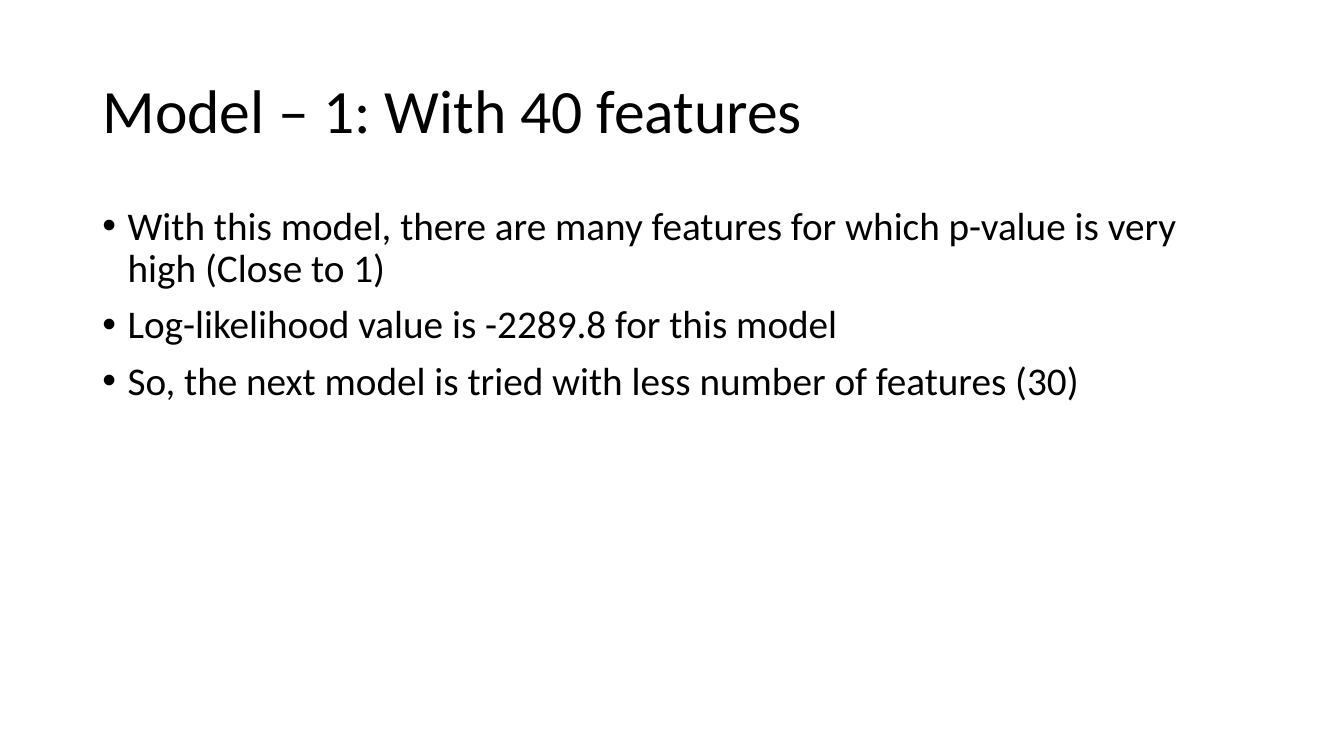
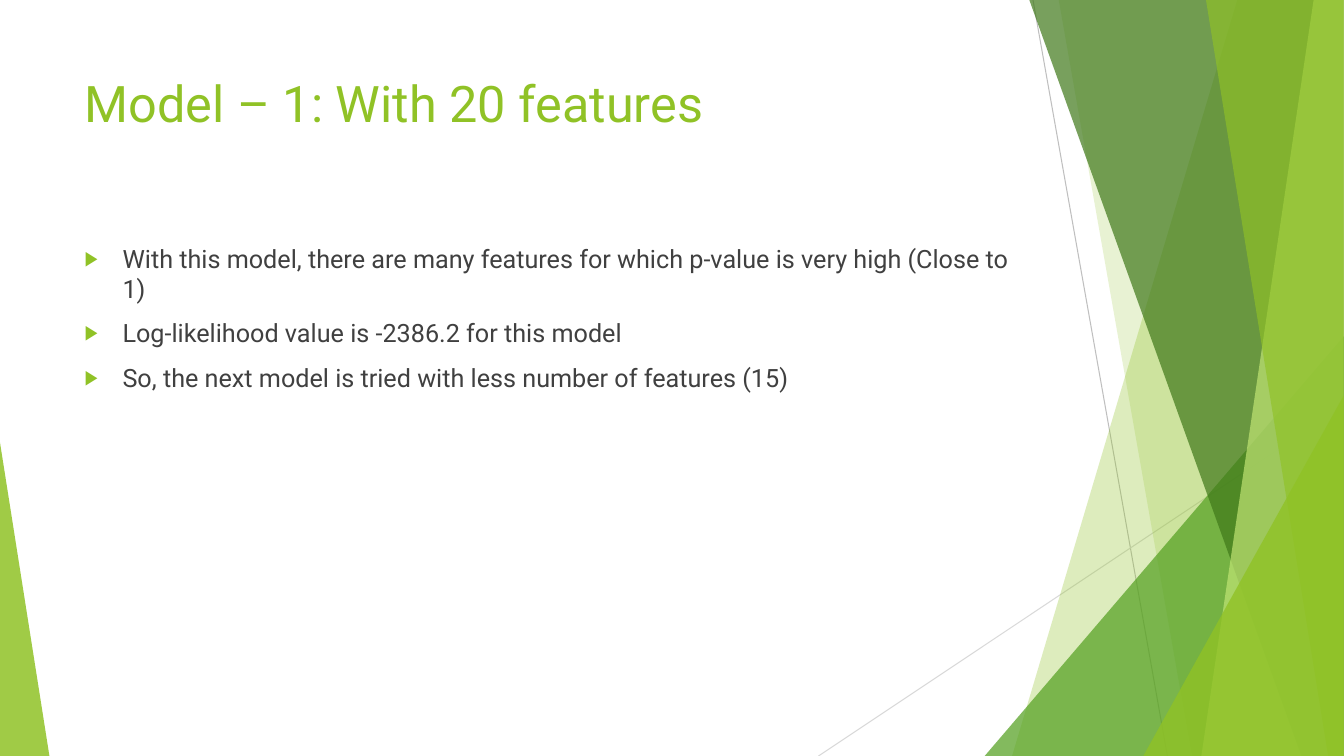
Before and after one commit to VasuMavani/Lead-Scoring, a slide deck: slide 68 of Lead Scoring Case Study.pptx. Drawn at 1344x756 pixels with LibreOffice and Linux fonts; fonts in the diff are those of the drawing. Boxes give left, top, right and bottom in pixels: in the first picture for what was removed or moved away, otherwise in the second. Text is boxed around its words. In the diff, an @@ line names an element or a change of style, - is before the commit and + after.

Commit message:
Updated file

```diff
--- a/Lead Scoring Case Study.pptx
+++ b/Lead Scoring Case Study.pptx
@@ title "Model – 1: With 20 ..." at (85,83,704,123): vertical alignment middle to top @@
@@ title at (85,83,704,123): text changed; size 44 to 36 pt; font Calibri to Roboto; text colour #000000 to #90C226 @@
-Model – 1: With 40 features
+Model – 1: With 20 features
@@ text "With this model, there are ...": place and size @@
-text "With this model, there are ..." at (128,212,1176,401)
+text "With this model, there are ..." at (123,248,1008,393)
@@ text at (123,248,1008,304): size 28 to 18 pt, font Calibri to Roboto, text colour #000000 to #404040 in "With this model, there are many features ..."; bullet • to ▶; line spacing 0.9 to 1 @@
@@ text at (123,323,788,393): text changed; size 28 to 18 pt; font Calibri to Roboto; text colour #000000 to #404040 @@
-• Log-likelihood value is -2289.8 for this model
-• So, the next model is tried with less number of features (30)
+▶ Log-likelihood value is -2386.2 for this model
+▶ So, the next model is tried with less number of features (15)
@@ group added at (0,0,1344,756): 5 freeform shapes, 3 triangles, 2 lines @@
```
Also in this commit, not shown: 71 other slides changed, 16 slides added, 4 slides removed.
